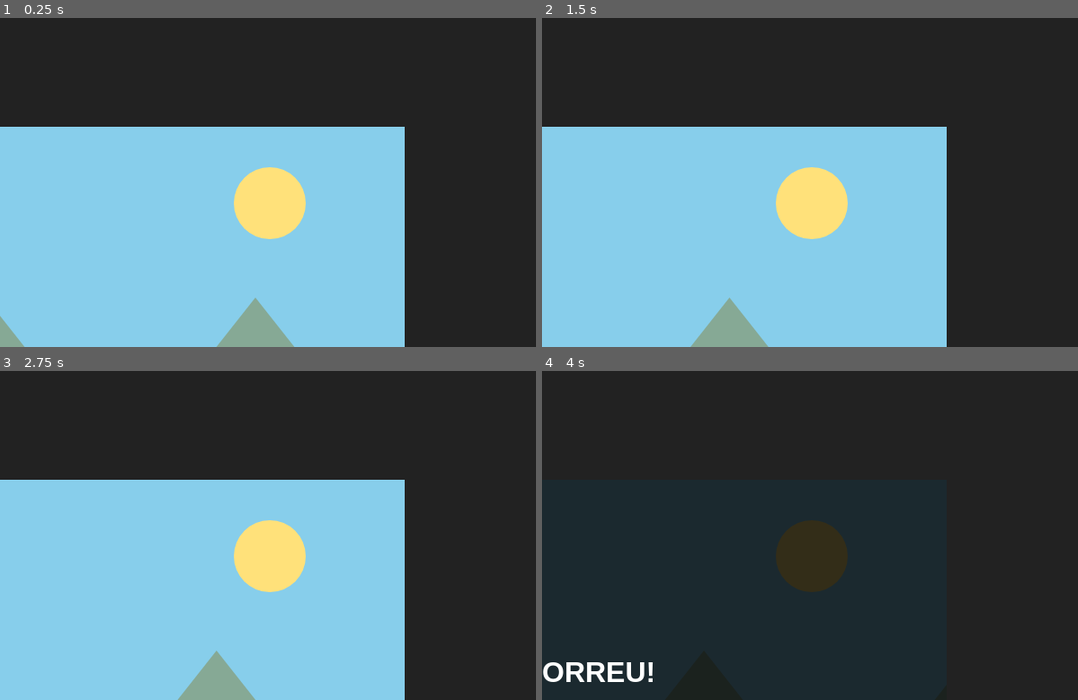
Above: before the commit, frames 1-4 (two rows, left to right).
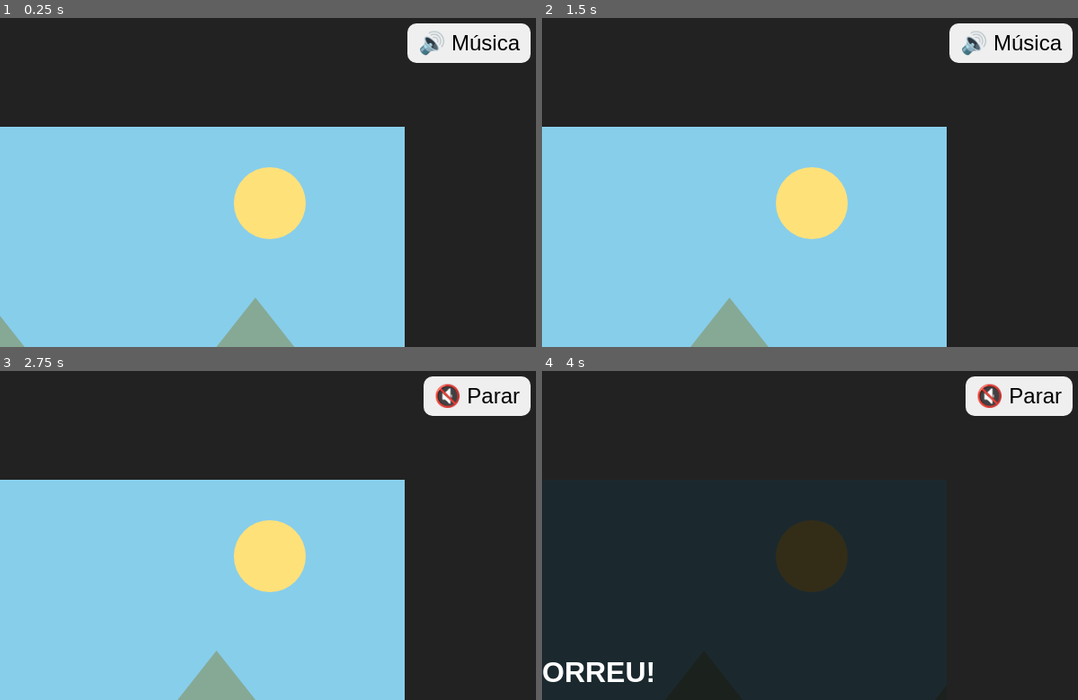
Above: after the commit, the same moments.

Repository: adriano387/adrianin-jogo2d
Game: browser game, page index.html
Two runs of this game, one before a commit and one after it. Both use one fixed random seed, a clock stepped at 60 frames per second and the inputs below.
Inputs (mouse positions are % of the whole screen's width and height, from its top left):
- Up to frame 1 (0.25 s): no input
- Up to frame 2 (1.5 s): hold Right from 1.03 s (still down); tap Space at 1.1 s
- Up to frame 3 (2.75 s): release Right at 1.53 s; hold Left 1.58-2.15 s; tap Space at 1.6, 2.1, 2.6 s; click "JOGAR NOVAMENTE" at 1.77 s; click (94, 4) at 2.02 s, where only the run after the commit has a clickable "🔊 Música"; hold Up 2.2-2.5 s; hold Right from 2.55 s (still down)
- Up to frame 4 (4 s): tap Space at 3.1, 3.6 s; release Right at 3.22 s; hold Up 3.27-3.5 s; hold Left 3.55-3.98 s
The pictures show only the part of the screen within x 50-100%, y 0-50%; the shares and areas given below are measured in that part.

The runs differ from the first frame. In frame 1, 2.7% of the frame differs, in the area x 76-99%, y 1-14%; in frame 2, 2.7%; in frame 3, 2.3%; in frame 4, 2.3%.

Commit message:
Add files via upload

Diff:
--- a/index.html
+++ b/index.html
@@ -25,5 +25,25 @@
   <button id="btn-direita">➡️</button>
 </div>
    <script src="game.js"></script>
+   <audio id="musica" src="msc.mp3" loop></audio>
+<button id="btn-musica" style="position: fixed; top: 10px; right: 10px; font-size: 24px; z-index: 9999; padding: 8px 12px; border-radius: 10px; border: none;">🔊 Música</button>
+
+<script>
+  let musica = document.getElementById('musica');
+  let btnMusica = document.getElementById('btn-musica');
+  let tocando = false;
+
+  btnMusica.addEventListener('click', () => {
+    if (!tocando) {
+      musica.play();
+      btnMusica.textContent = '🔇 Parar';
+      tocando = true;
+    } else {
+      musica.pause();
+      btnMusica.textContent = '🔊 Música';
+      tocando = false;
+    }
+  });
+</script>
 </body>
 </html>
